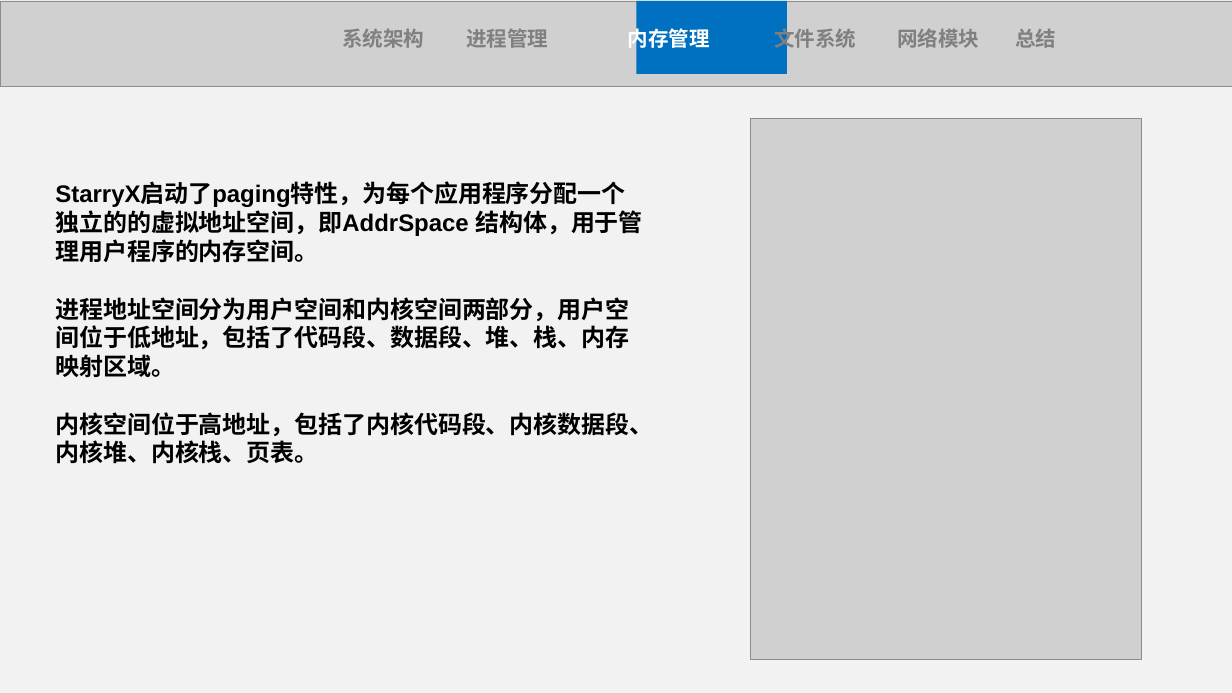
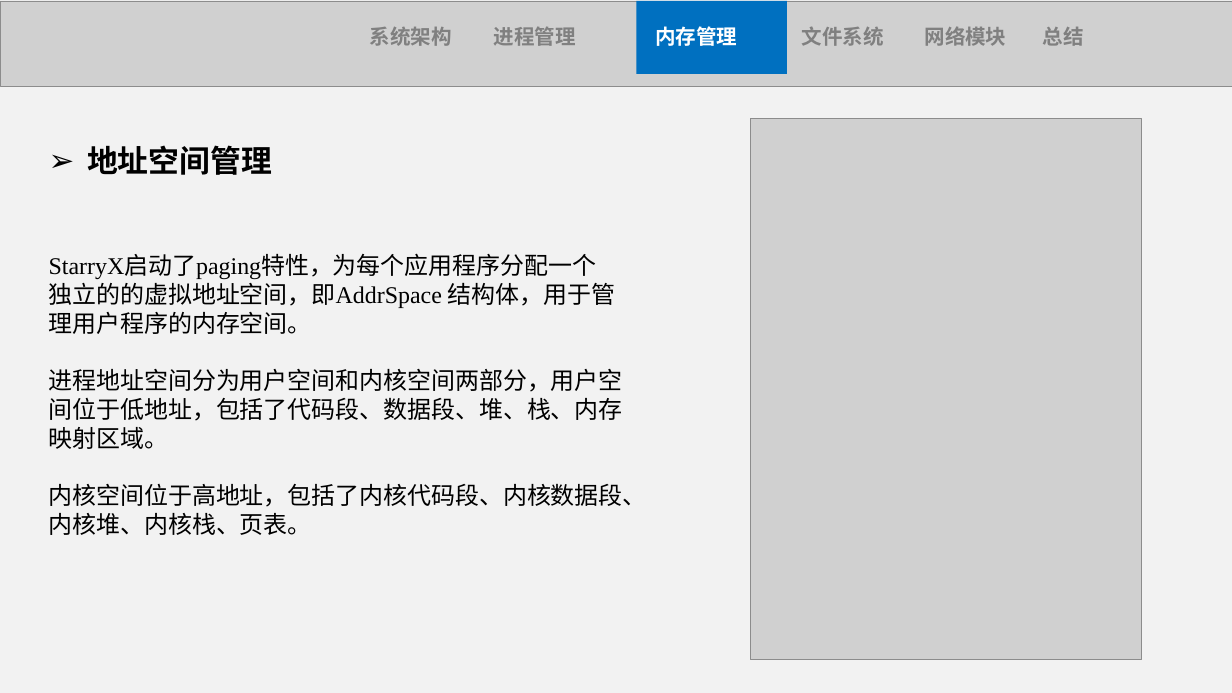
Before and after one commit to Anekoique/StarryX, a slide deck: slide 16 of docs/StarryX.pptx (slide 12 before the commit). Drawn at 1232x693 pixels with LibreOffice and Linux fonts; fonts in the diff are those of the drawing; grey boxes stand for pictures. Boxes give left, top, right and bottom in pixels: in the first picture for what was removed or moved away, otherwise in the second. Text is boxed around its words. In the diff, an @@ line names an element or a change of style, - is before the commit and + after.

```diff
--- a/docs/StarryX.pptx
+++ b/docs/StarryX.pptx
@@ text "系统架构 进程管理 内存管理 文件系统 网络模块 ..." rewrapped from (x1=342, y1=26, x2=1057, y2=52) to (x1=370, y1=26, x2=1084, y2=46) @@
@@ text added at (x1=87, y1=145, x2=272, y2=175), 36 pt, text #000000, bold @@
+➢ 地址空间管理
@@ text "StarryX启动了paging特性，为每个应用程序分配一个" moved from (x1=55, y1=183, x2=653, y2=464) to (x1=49, y1=255, x2=647, y2=535) @@
@@ text "StarryX启动了paging特性，为每个应用程序分配一个" at (x1=49, y1=255, x2=647, y2=535): font Arial to Times New Roman in "StarryX启动了paging特性，为每个应用程序分配一个", "独立的的虚拟地址空间，即AddrSpace"; font Arial to Noto Sans CJK SC in "StarryX启动了paging特性，为每个应用程序分配一个", "独立的的虚拟地址空间，即AddrSpace 结构体，用于管", "理用户程序的内存空间。", "进程地址空间分为用户空间和内核空间两部分，用户空间位于低地址，包括了代码段、数据段、堆、栈、内存映射区域。" and 1 more places; bold off @@
```
Also in this commit, not shown: 18 other slides changed, 3 slides added, 1 slide removed, 3 other files.
